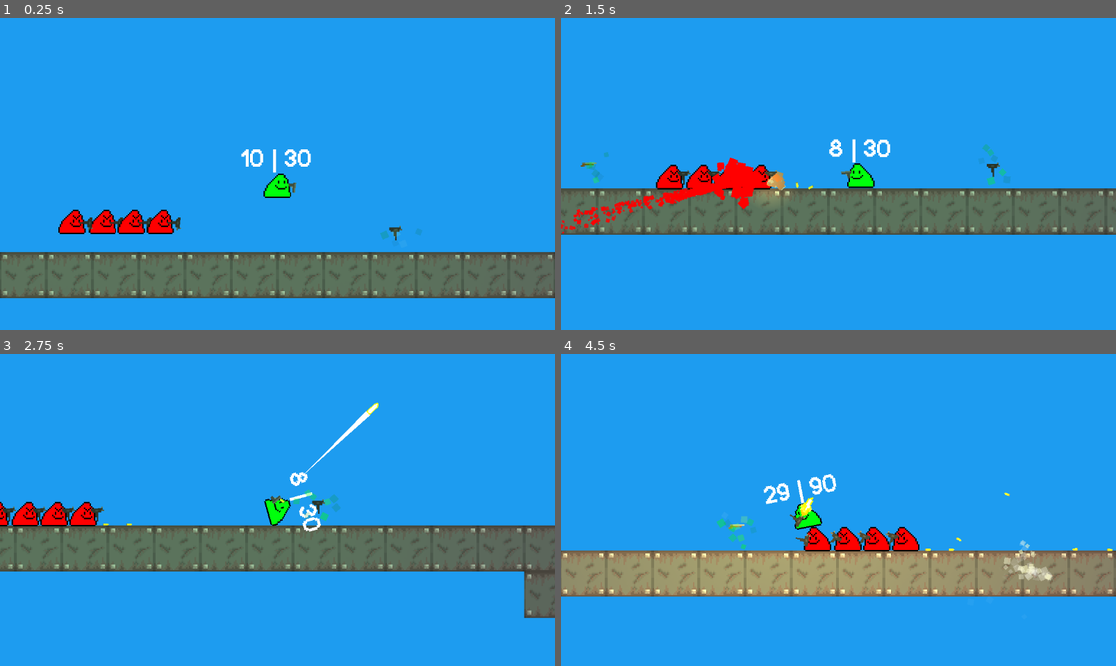
Above: before the commit, frames 1-4 (two rows, left to right).
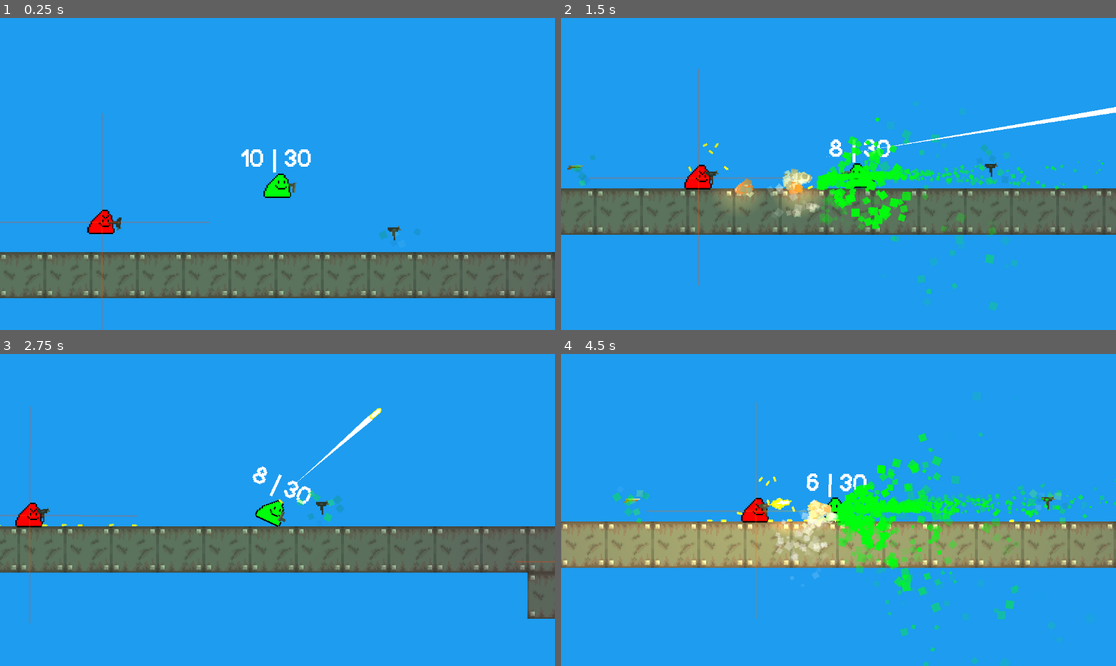
Above: after the commit, the same moments.

Repository: a0fefd/blobs-with-guns-remastered
Game: Godot game, scene res://scenes/levels/world.tscn
Two runs of this game, one before a commit and one after it. Both use one fixed random seed, a clock stepped at 60 frames per second and the inputs below.
Inputs (mouse positions are in pixels of both pictures, inside the frame that each line leads up to):
- Up to frame 1 (0.25 s): no input
- Up to frame 2 (1.5 s): move the mouse to (960, 158) at 0.52 s; press the mouse at (960, 158) at 0.53 s; move the mouse to (727, 189) at 1.27 s; release the mouse at (727, 189) at 1.28 s; click (727, 189) at 1.35 s
- Up to frame 3 (2.75 s): move the mouse to (333, 441) at 2.02 s; hold F (focus) from 2.03 s (still down); click (333, 441) at 2.3 s
- Up to frame 4 (4.5 s): move the mouse to (810, 572) at 2.77 s; release F (focus) at 2.78 s; tap Mouse wheel up (next_gun) at 2.85 s; click (810, 572) at 3.05 s; move the mouse to (1005, 556) at 3.52 s; press the mouse at (1005, 556) at 3.53 s; tap Mouse wheel down (prev_gun) at 3.6 s; tap R (reload) at 4.15 s; move the mouse to (672, 463) at 4.27 s; release the mouse at (672, 463) at 4.28 s; click (672, 463) at 4.35 s

The runs differ from the first frame. In frame 1, 2.0% of the frame differs, in the area x 0-100%, y 30-100%; in frame 2, 8.2%; in frame 3, 5.0%; in frame 4, 27%, in the area x 0-100%, y 15-100%.

Commit message:
gave enemies eyesight and ability to kill inside area, as well as making the player invincible but not enemies

Diff:
--- a/scenes/blobs/enemy.tscn
+++ b/scenes/blobs/enemy.tscn
@@ -1,7 +1,10 @@
-[gd_scene load_steps=3 format=3 uid="uid://ct8nn45vsgx4t"]
+[gd_scene load_steps=4 format=3 uid="uid://ct8nn45vsgx4t"]
 
 [ext_resource type="PackedScene" uid="uid://dhp7pmx1h136u" path="res://scenes/blobs/blob.tscn" id="1_n8q45"]
 [ext_resource type="Script" path="res://scripts/blob/enemy_blob.gd" id="2_0nah1"]
+
+[sub_resource type="CircleShape2D" id="CircleShape2D_gmfio"]
+radius = 75.0
 
 [node name="Enemy" groups=["EnemyBlobs"] instance=ExtResource("1_n8q45")]
 script = ExtResource("2_0nah1")
@@ -12,3 +15,23 @@
 
 [node name="Face" parent="Sprite2D" index="0"]
 frame = 1
+
+[node name="Eyesight" type="Area2D" parent="." index="3"]
+
+[node name="CollisionShape2D" type="CollisionShape2D" parent="Eyesight" index="0"]
+shape = SubResource("CircleShape2D_gmfio")
+
+[node name="ColorRect" type="ColorRect" parent="Eyesight" index="1"]
+offset_left = -75.0
+offset_right = 75.0
+offset_bottom = 1.0
+color = Color(1, 0.227451, 0.0117647, 0.262745)
+
+[node name="ColorRect2" type="ColorRect" parent="Eyesight" index="2"]
+offset_top = -75.0
+offset_right = 1.0
+offset_bottom = 75.0
+color = Color(1, 0.227451, 0.0117647, 0.262745)
+
+[connection signal="body_entered" from="Eyesight" to="." method="_on_eyesight_body_entered"]
+[connection signal="body_exited" from="Eyesight" to="." method="_on_eyesight_body_exited"]
--- a/scenes/levels/world.tscn
+++ b/scenes/levels/world.tscn
@@ -17,6 +17,7 @@
 layer_0/tile_data = PackedInt32Array(196601, 65536, 0, 196602, 65536, 0, 196603, 65536, 0, 196604, 65536, 0, 196605, 65 …(1296 unchanged characters)…
 
 [node name="Player" parent="." instance=ExtResource("2_gugrc")]
+position = Vector2(1, 0)
 
 [node name="Uzi Pickup" parent="." instance=ExtResource("4_aiybn")]
 position = Vector2(82, 51)
@@ -25,7 +26,7 @@
 sprite_index = 2
 
 [node name="Shotgun Pickup" parent="." instance=ExtResource("4_aiybn")]
-position = Vector2(-198, 48)
+position = Vector2(-206, 50)
 item = ExtResource("7_5qsv4")
 sprite_texture = ExtResource("6_ngmah")
 sprite_index = 3
@@ -34,18 +35,6 @@
 position = Vector2(-121, 25)
 held_weapon = ExtResource("4_7al0c")
 
-[node name="Enemy3" parent="." instance=ExtResource("7_8ogag")]
-position = Vector2(-101, 25)
-held_weapon = ExtResource("4_7al0c")
-
-[node name="Enemy4" parent="." instance=ExtResource("7_8ogag")]
-position = Vector2(-81, 25)
-held_weapon = ExtResource("4_7al0c")
-
-[node name="Enemy5" parent="." instance=ExtResource("7_8ogag")]
-position = Vector2(-142, 25)
-held_weapon = ExtResource("4_7al0c")
-
 [node name="Enemy2" parent="." instance=ExtResource("7_8ogag")]
 position = Vector2(291, 45)
 
--- a/scripts/blob/blob.gd
+++ b/scripts/blob/blob.gd
@@ -3,13 +3,14 @@
 
 
 @export var max_velocity: int = 500
-@export var hp: float = 1
+@export var hp_max: float = 1
 @export var gore_particles: PackedScene = preload("res://scenes/blobs/blob_gore.tscn")
 
 @onready var world: Node2D = get_parent()
 @onready var gun_pos: Node2D = get_node("GunPos")
 @onready var sprite: Sprite2D = get_node("Sprite2D")
 @onready var collider: CollisionPolygon2D = get_node("CollisionPolygon2D")
+@onready var hp := hp_max
 
 func _integrate_forces(_state):
 	if get_linear_velocity().length() > max_velocity:
@@ -31,7 +32,8 @@
 	gore_inst.modulate = sprite.modulate
 
 	if hp < 0:
-		queue_free()
+		fake_die() if name == "Player" else die()
+		#die()
 
 func sprite_facing_logic(target: Vector2):
 	var angle_to_target: float = abs(get_angle_to(target))
@@ -42,3 +44,10 @@
 	# angle is in quadrant 1
 	elif sprite.scale.x == -1 and angle_to_target < PI / 2:
 		flip()
+
+func fake_die():
+	print("died")
+	hp = hp_max
+
+func die():
+	queue_free() # change to normal death later
--- a/scripts/blob/enemy_blob.gd
+++ b/scripts/blob/enemy_blob.gd
@@ -3,6 +3,8 @@
 
 
 @export var held_weapon: PackedScene = null
+
+var is_player_seen := false
 
 # variables:
 ## world
@@ -25,3 +27,13 @@
 
 func _process(delta):
 	pass
+
+
+func _on_eyesight_body_entered(body):
+	if body.name == "Player":
+		is_player_seen = true
+
+
+func _on_eyesight_body_exited(body):
+	if body.name == "Player":
+		is_player_seen = false
--- a/scripts/gun/gun.gd
+++ b/scripts/gun/gun.gd
@@ -42,6 +42,7 @@
 
 
 func _process(_delta):
+	var shotgun_check = true if name == "Shotgun" else false
 	if equipped:
 		if is_player_weapon:
 			look_at(get_global_mouse_position())
@@ -49,18 +50,22 @@
 			var input_safety_check = Input.is_action_pressed("fire") if full_auto else Input.is_action_just_pressed("fire")
 			if input_safety_check and can_shoot and !reloading:
 				if ammo_in_mag > 0:
-					fire(true if name == "Shotgun" else false)
+					fire(shotgun_check)
 				else:
 					reload()
 
 			if Input.is_action_just_pressed("reload") and ammo_in_mag != mag_size and !reloading:
 				reload()
 		else:
-			var player_pos = world.find_child("Player").global_position
-			look_at(player_pos)
+			if owner.is_player_seen:
+				var player_pos = world.find_child("Player").global_position
+				look_at(player_pos)
 
-			for enemy in enemy_list:
-				enemy.sprite_facing_logic(player_pos) if enemy != null else null
+				if can_shoot:
+					fire(shotgun_check)
+
+				for enemy in enemy_list:
+					enemy.sprite_facing_logic(player_pos) if enemy != null else null
 
 
 func eject_shell():
